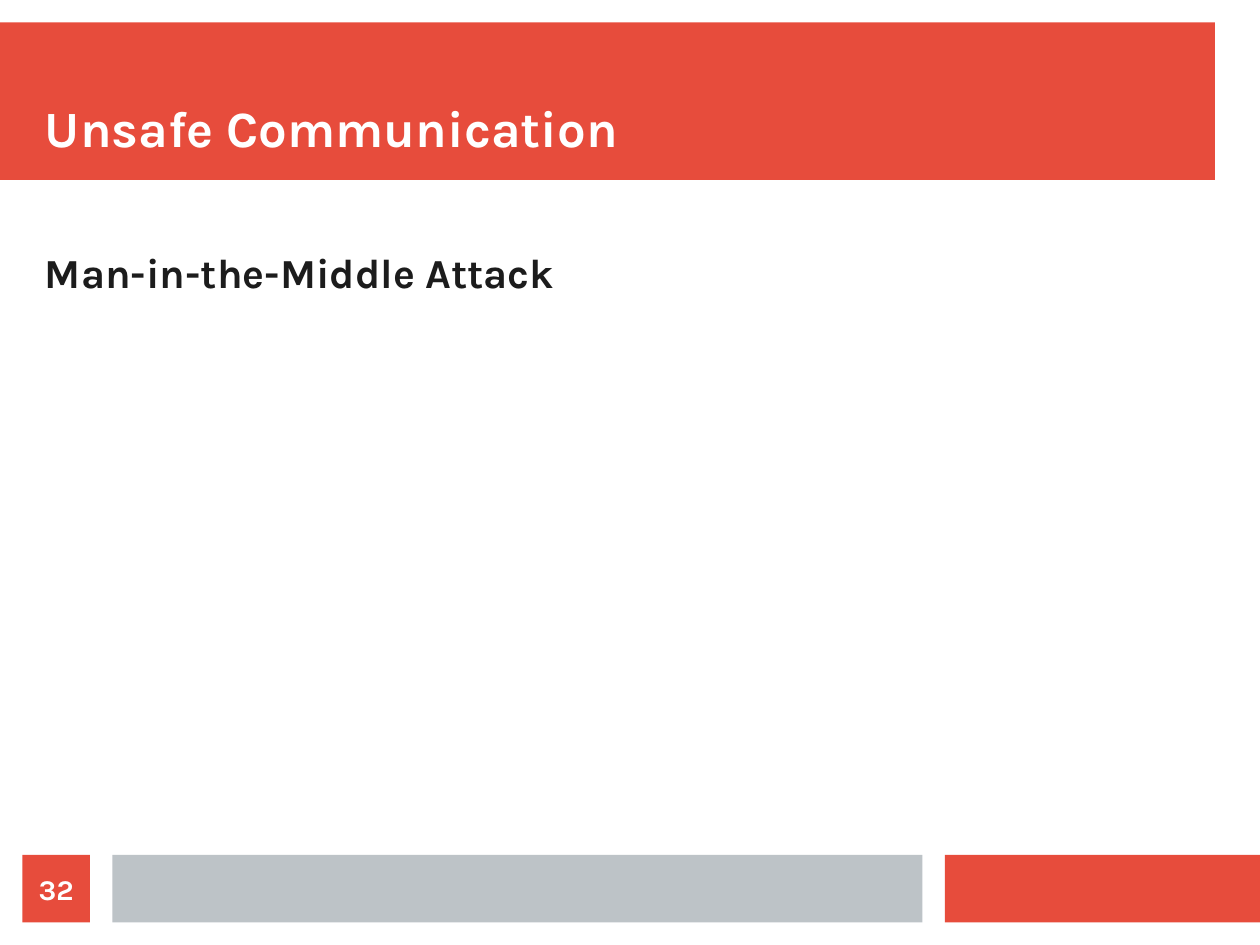
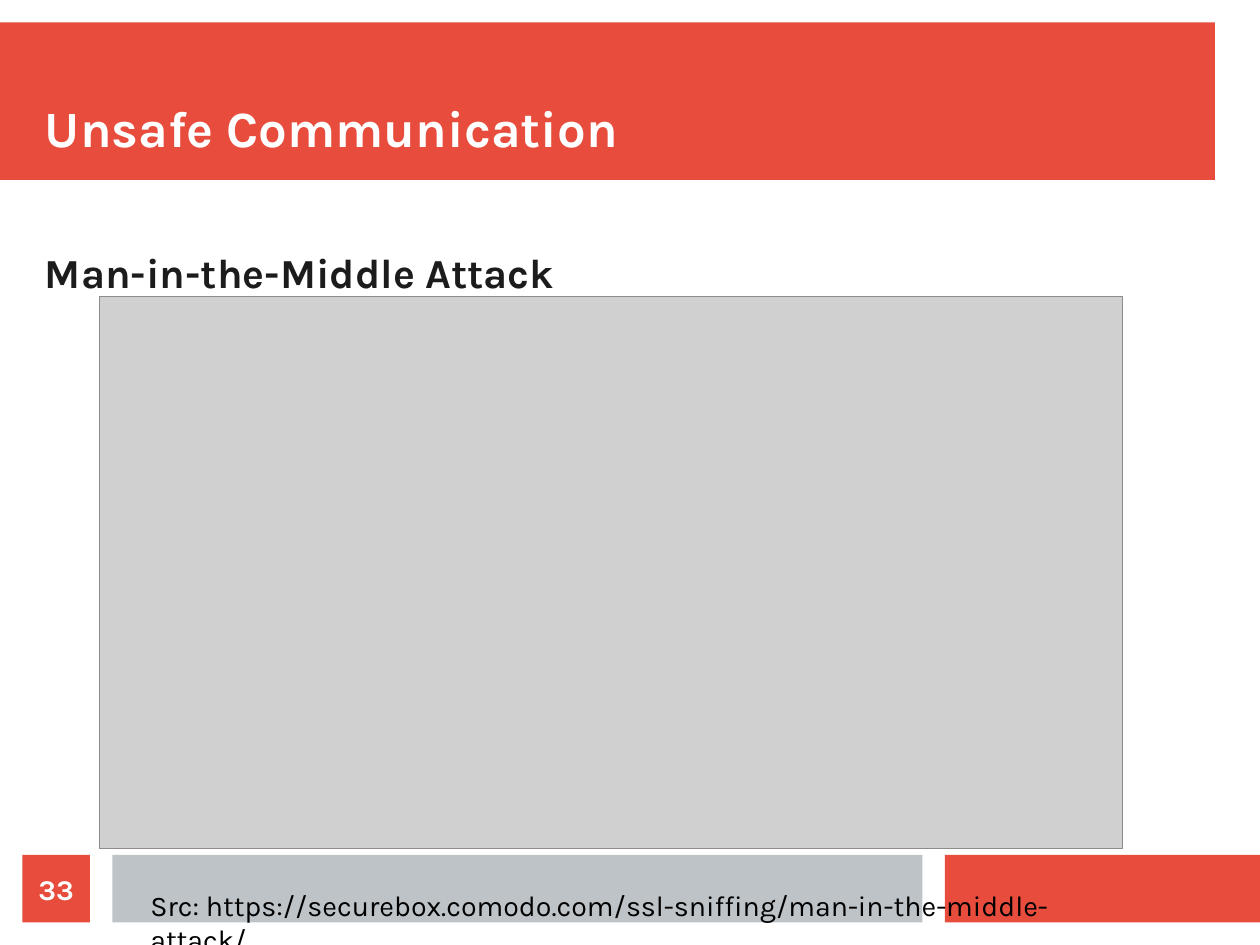
Before and after one commit to maxotta/pia-labs, a slide deck: slide 33 of lectures/security/security.odp (slide 32 before the commit). Drawn at 1260x945 pixels with LibreOffice and Linux fonts; fonts in the diff are those of the drawing; grey boxes stand for pictures. Boxes give left, top, right and bottom in pixels: in the first picture for what was removed or moved away, otherwise in the second. Text is boxed around its words. In the diff, an @@ line names an element or a change of style, - is before the commit and + after.

```diff
--- a/lectures/security/security.odp
+++ b/lectures/security/security.odp
@@ text "Man-in-the-Middle Attack" rewrapped from bbox=[45, 258, 554, 289] to bbox=[45, 258, 554, 299] @@
@@ picture added at bbox=[99, 297, 1123, 850] @@
@@ page number at bbox=[38, 881, 73, 901]: text changed @@
-32
+33
@@ text added at bbox=[150, 890, 1048, 923], 18 pt, text #000000 @@
+Src: https://securebox.comodo.com/ssl-sniffing/man-in-the-middle-attack/
```
Also in this commit, not shown: 14 other slides changed, 3 slides added, 3 slides removed, 8 other files.
